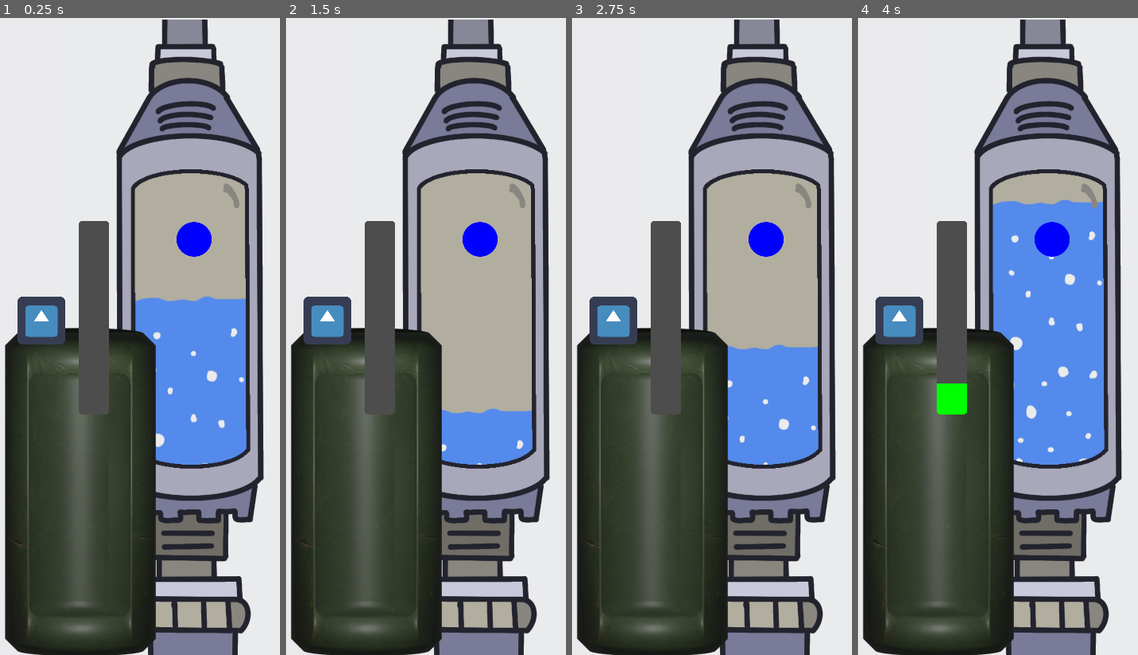
Above: before the commit, frames 1-4 (left to right).
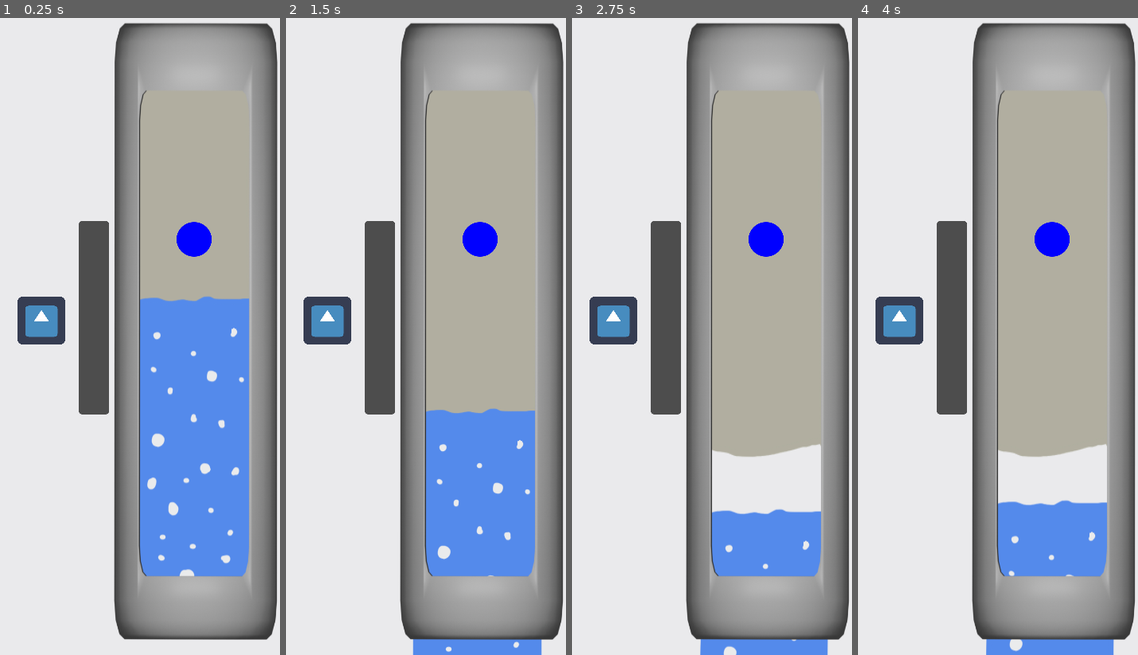
Above: after the commit, the same moments.

Repository: esburch/coolant-stabilizer
Game: Godot game, scene res://main.tscn
Same seed, same stepped clock (60 frames per second), same inputs: the game is played once before the commit and once after it. The engine's default icon, where the game draws it, is replaced by a stand-in: a white triangle on a blue panel in a dark square.
Inputs (mouse positions are in pixels of both pictures, inside the frame that each line leads up to):
- Up to frame 1 (0.25 s): no input
- Up to frame 2 (1.5 s): move the mouse to (484, 304) at 0.52 s; press the mouse at (484, 304) at 0.53 s; move the mouse to (364, 368) at 1.27 s; release the mouse at (364, 368) at 1.28 s; click (364, 368) at 1.35 s
- Up to frame 3 (2.75 s): move the mouse to (737, 196) at 2.02 s; press the mouse at (737, 196) at 2.03 s
- Up to frame 4 (4 s): move the mouse to (981, 463) at 2.77 s; release the mouse at (981, 463) at 2.78 s; click (981, 463) at 2.85 s; move the mouse to (1082, 432) at 3.52 s; press the mouse at (1082, 432) at 3.53 s

The runs differ from the first frame. In frame 1, 58% of the frame differs, in the area x 1-100%, y 0-100%; in frame 2, 58%; in frame 3, 64%; in frame 4, 72%.

Commit message:
Update to use 3D blender tank

Diff:
--- a/main.tscn
+++ b/main.tscn
@@ -25,29 +25,31 @@
 color = Color( 0.917647, 0.917647, 0.92549, 1 )
 
 [node name="PipeBackground" type="Sprite" parent="."]
-position = Vector2( 256, 400 )
+position = Vector2( 256, 335 )
+scale = Vector2( 1, 1.1625 )
 texture = ExtResource( 3 )
 
 [node name="Coolant" parent="." instance=ExtResource( 4 )]
 position = Vector2( 257, 447 )
 
 [node name="CoolantPipe" type="Sprite" parent="."]
+visible = false
 position = Vector2( 258, 402 )
 texture = ExtResource( 2 )
 
-[node name="Sprite" type="Sprite" parent="."]
-position = Vector2( 103, 604 )
-scale = Vector2( 0.5, 0.5 )
+[node name="CoolantPipeModel" type="Sprite" parent="."]
+position = Vector2( 252, 411 )
+scale = Vector2( 0.541016, 0.951172 )
 texture = ExtResource( 9 )
 
 [node name="StaticBody2D" type="StaticBody2D" parent="."]
 
 [node name="Top" type="CollisionShape2D" parent="StaticBody2D"]
-position = Vector2( 248, 198 )
+position = Vector2( 257, 97 )
 shape = SubResource( 1 )
 
 [node name="Bottom" type="CollisionShape2D" parent="StaticBody2D"]
-position = Vector2( 254, 563 )
+position = Vector2( 261, 695 )
 shape = SubResource( 1 )
 
 [node name="CanvasLayer" type="CanvasLayer" parent="."]
Binary file changed: art/coolant_tank.png
Not shown, added: art/coolant_tank.png.import
